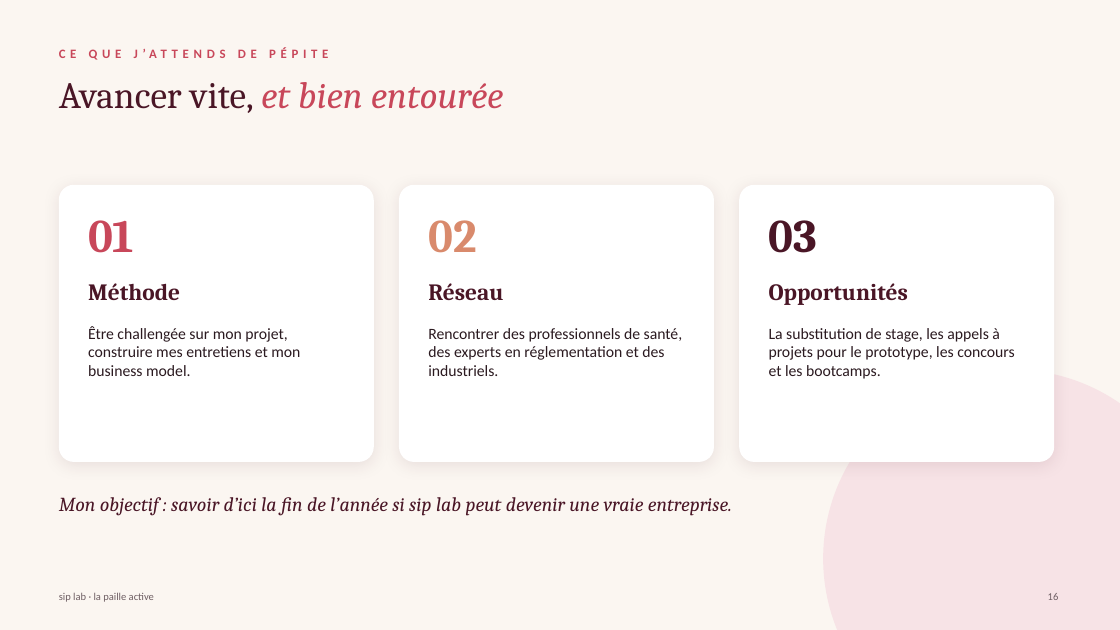
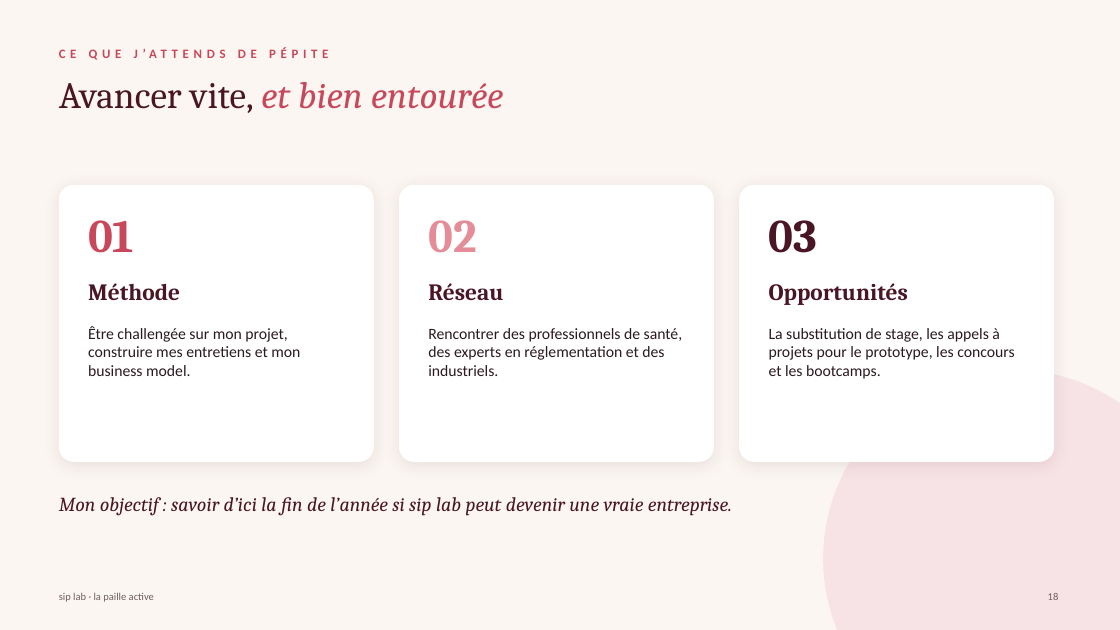
Before and after one commit to nisrine-max/mon-sitee, a slide deck: slide 18 of Dossier_sip_lab/10_Pitchs_et_presentations/Pitch_PEPITE_sip_lab.pptx (slide 16 before the commit). Drawn at 1120x630 pixels with LibreOffice and Linux fonts; fonts in the diff are those of the drawing. Boxes give left, top, right and bottom in pixels: in the first picture for what was removed or moved away, otherwise in the second. Text is boxed around its words. In the diff, an @@ line names an element or a change of style, - is before the commit and + after.

```diff
--- a/Dossier_sip_lab/10_Pitchs_et_presentations/Pitch_PEPITE_sip_lab.pptx
+++ b/Dossier_sip_lab/10_Pitchs_et_presentations/Pitch_PEPITE_sip_lab.pptx
@@ text "02" at (428,220,476,252): text colour #D98A6C to #E58C99 @@
```
Also in this commit, not shown: 15 other slides changed, 2 slides added, 1 other file.
